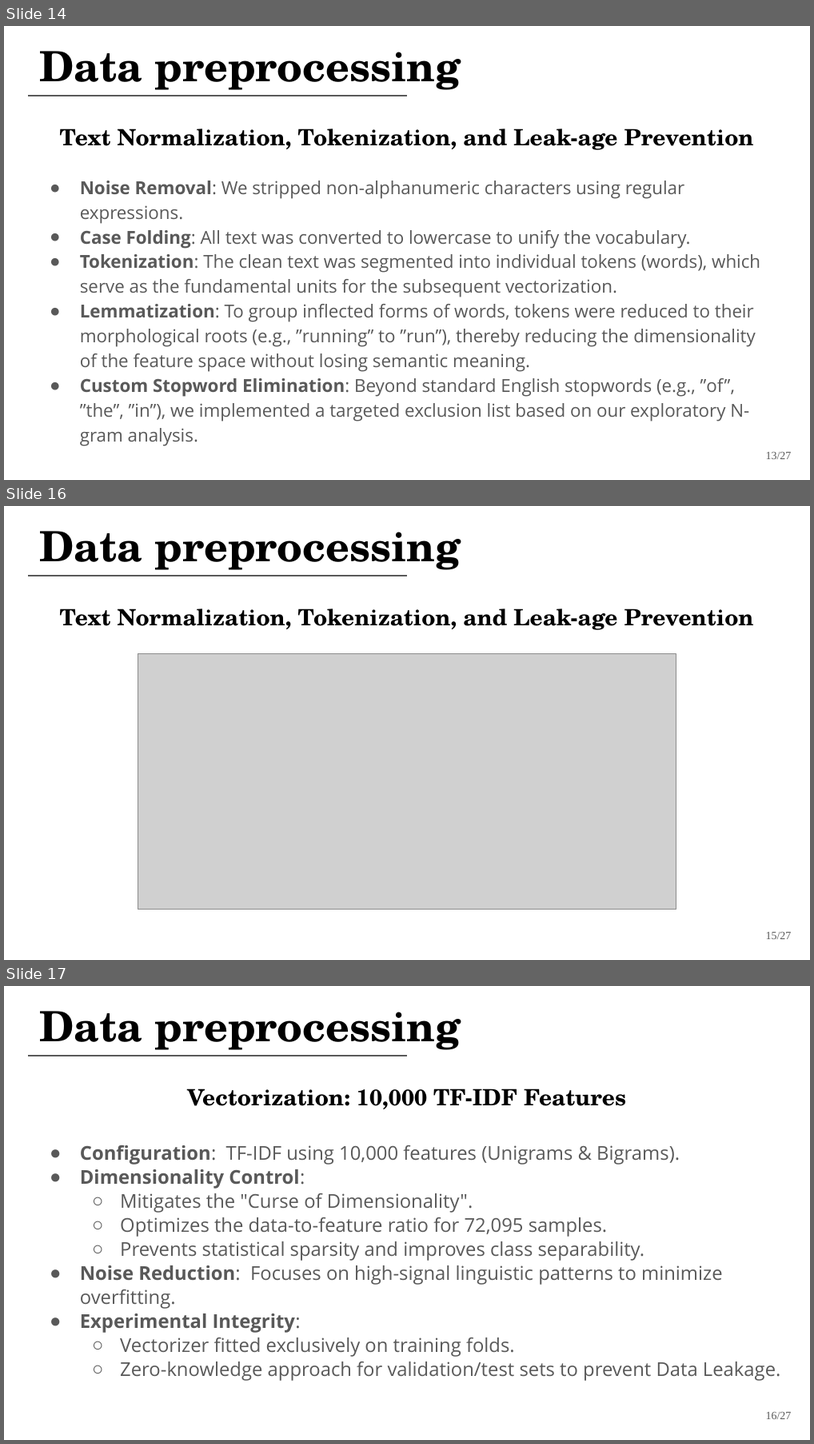
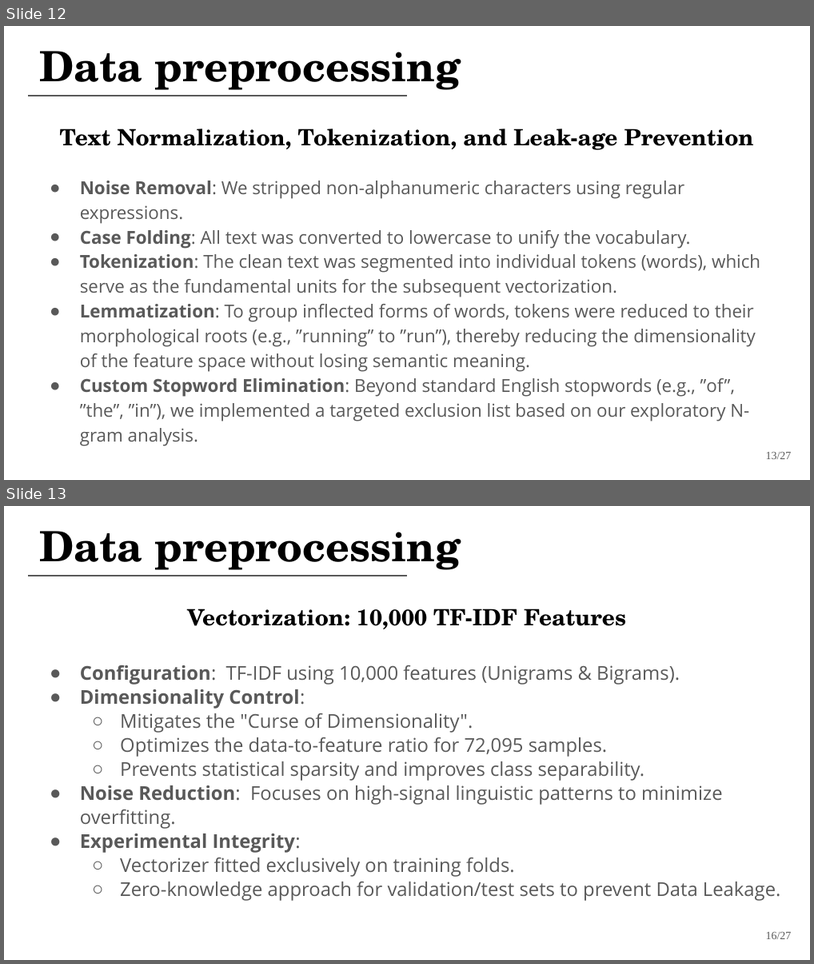
Before and after one commit to jackomazi/data-mining-and-machine-learning-project, a slide deck: fake_news_detector_presentation.pptx. Shown one above the other, each under a label of ours: slides 14, 16 and 17 before the commit, slides 12 and 13 after it; the slides between them are not shown. The pictures are 814x1444 and 814x964 pixels, drawn with LibreOffice and Linux fonts; fonts in the diff are those of the drawing; grey boxes stand for pictures. Boxes give left, top, right and bottom in pixels: in the first picture for what was removed or moved away, otherwise in the second. Text is boxed around its words. In the diff, an @@ line names an element or a change of style, - is before the commit and + after.

```diff
--- a/fake_news_detector_presentation.pptx
+++ b/fake_news_detector_presentation.pptx
@@ slide 16 removed at bbox=[4, 506, 810, 960], background #FFFFFF @@
@@ title removed at bbox=[39, 531, 462, 570] @@
-Data preprocessing
@@ line removed from (28, 576) to (407, 576) @@
@@ text removed at bbox=[60, 608, 754, 630] @@
-Text Normalization, Tokenization, and Leak-age Prevention
@@ picture removed at bbox=[138, 653, 677, 909] @@
@@ text removed at bbox=[766, 932, 792, 939] @@
-15/27
@@ what was slide 14 is now slide 12 @@
@@ what was slide 17 is now slide 13 @@
```
Also in this commit, not shown: 1 slide changed, 4 other slides removed, 1 other file.
